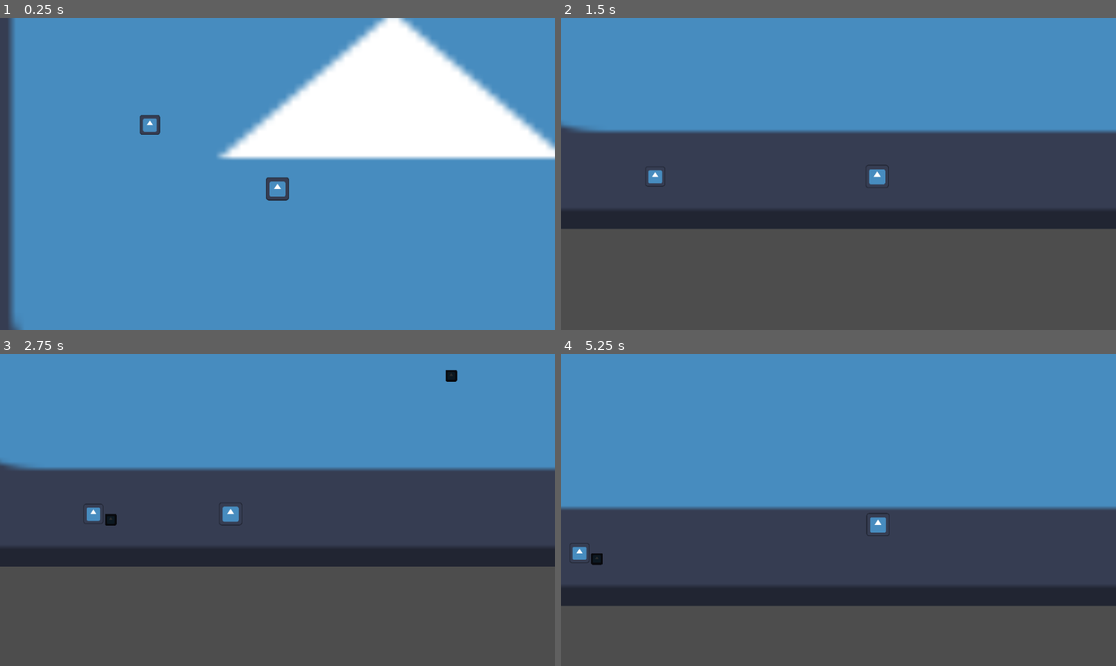
Above: before the commit, frames 1-4 (two rows, left to right).
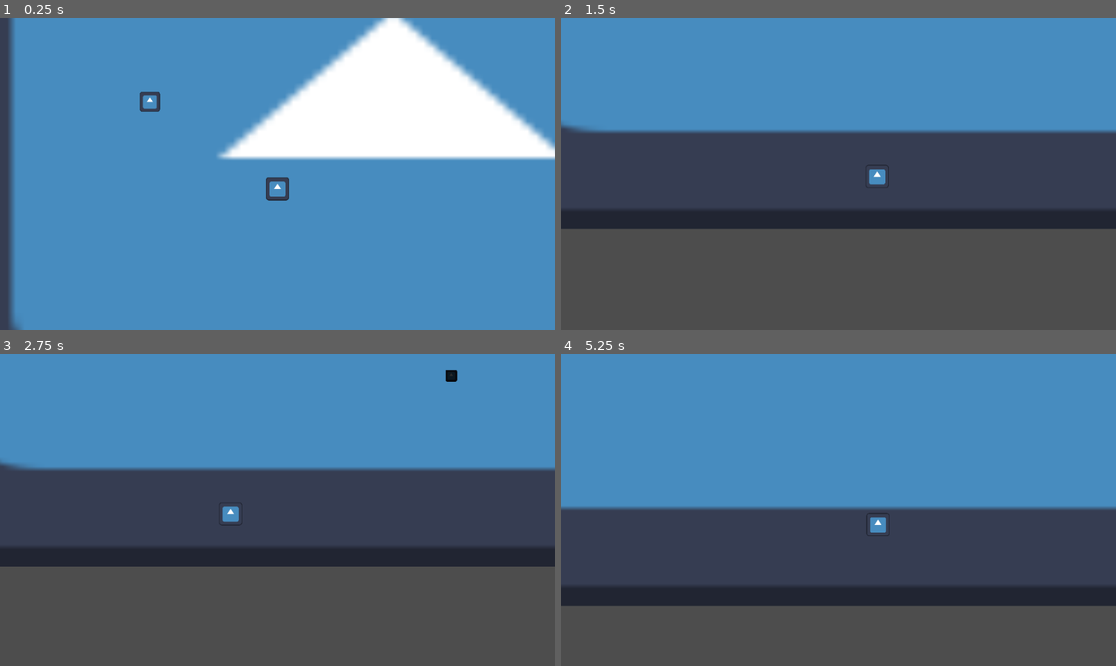
Above: after the commit, the same moments.

Repository: OTalDoPedrinho/-not-mine-story
Game: Godot game, scene res://cenas/cena_01.tscn
The game is run twice, just before and just after one commit, with the same random seed, the same clock (stepped at 60 frames per second) and the same inputs. The engine's default icon, where the game draws it, is replaced by a stand-in: a white triangle on a blue panel in a dark square.
Inputs (mouse positions are in pixels of both pictures, inside the frame that each line leads up to):
- Up to frame 1 (0.25 s): no input
- Up to frame 2 (1.5 s): move the mouse to (960, 158) at 0.52 s; hold D (right) from 0.53 s (still down); right-click (960, 158) at 0.6 s; tap Space (jump) at 0.77 s; move the mouse to (727, 189) at 1.27 s; click (727, 189) at 1.35 s
- Up to frame 3 (2.75 s): tap Space (jump) at 1.52 s; right-click (166, 525) at 1.55 s; move the mouse to (333, 441) at 2.02 s; release D (right) at 2.03 s; hold A (left) from 2.03 s (still down); tap Shift (dash) at 2.1 s; right-click (333, 441) at 2.3 s
- Up to frame 4 (5.25 s): move the mouse to (810, 572) at 2.77 s; release A (left) at 2.78 s; hold D (right) 2.78-4.28 s; right-click (810, 572) at 2.85 s; tap Space (jump) at 3.02, 3.77, 4.52 s; move the mouse to (1005, 556) at 3.52 s; right-click (1005, 556) at 3.6 s; move the mouse to (672, 463) at 4.27 s; hold A (left) 4.28-5.03 s; click (672, 463) at 4.35 s; right-click (672, 463) at 4.55 s; move the mouse to (866, 510) at 5.02 s; hold D (right) from 5.03 s (still down); tap Shift (dash) at 5.1 s

The runs differ from the first frame. In frame 1, 0.3% of the frame differs, in the area x 25-29%, y 23-38%; in frame 2, 0.1%; in frame 3, 0.2%; in frame 4, 0.2%.

Commit message:
classe stone enemy

Diff:
--- a/cenas/cena_01.tscn
+++ b/cenas/cena_01.tscn
@@ -2,8 +2,7 @@
 
 [ext_resource type="Texture2D" uid="uid://c6ie2v10trmjk" path="res://icon.svg" id="1_tayw6"]
 [ext_resource type="PackedScene" uid="uid://dxbthm5ini32n" path="res://cenas/player.tscn" id="2_is7n3"]
-[ext_resource type="Script" uid="uid://sjxkowbxtgim" path="res://scripts/classes/ground_shooter_class.gd" id="3_ur80h"]
-[ext_resource type="PackedScene" uid="uid://qs1q776sjpj3" path="res://cenas/projetil.tscn" id="4_ce8lm"]
+[ext_resource type="Script" uid="uid://ca7ux5if7ndjj" path="res://scripts/classes/stone_enemy_class.gd" id="3_ur80h"]
 
 [sub_resource type="RectangleShape2D" id="RectangleShape2D_is7n3"]
 size = Vector2(1163, 115)
@@ -44,14 +43,11 @@
 [node name="Player" parent="." unique_id=1428523968 instance=ExtResource("2_is7n3")]
 position = Vector2(380, 285)
 
-[node name="enemy01" type="CharacterBody2D" parent="." unique_id=1214166055 groups=["enemy"]]
+[node name="enemy01" type="CharacterBody2D" parent="." unique_id=480470258 groups=["enemy"]]
 script = ExtResource("3_ur80h")
-shoot_range = 100
-shoot_cooldown = 1.0
-projetil_cena = ExtResource("4_ce8lm")
-hp = 5
-dmg = 1
-metadata/_custom_type_script = "uid://sjxkowbxtgim"
+detect_range = 100
+speed = 50
+metadata/_custom_type_script = "uid://ca7ux5if7ndjj"
 
 [node name="CollisionShape2D" type="CollisionShape2D" parent="enemy01" unique_id=1160214914]
 position = Vector2(269.64, 229.64)
--- a/scripts/classes/stone_enemy_class.gd
+++ b/scripts/classes/stone_enemy_class.gd
@@ -1 +1,23 @@
-extends Node
+class_name StoneEnemy
+extends CharacterBody2D
+
+@export var detect_range: int
+@export var hp: int
+@export var speed: int
+@export var dmg: int
+@onready var player = get_tree().get_first_node_in_group("player")
+
+func _physics_process(delta: float) -> void:
+
+	if player:
+		await get_tree().create_timer(1.5).timeout
+		_follow()
+
+func _follow():
+	if not player.squat:
+
+		var dist = global_position.distance_to(player.global_position)
+
+		if dist<=detect_range:
+			var direc = sign(player.global_position.x - global_position.x)
+			velocity.x = direc * speed
